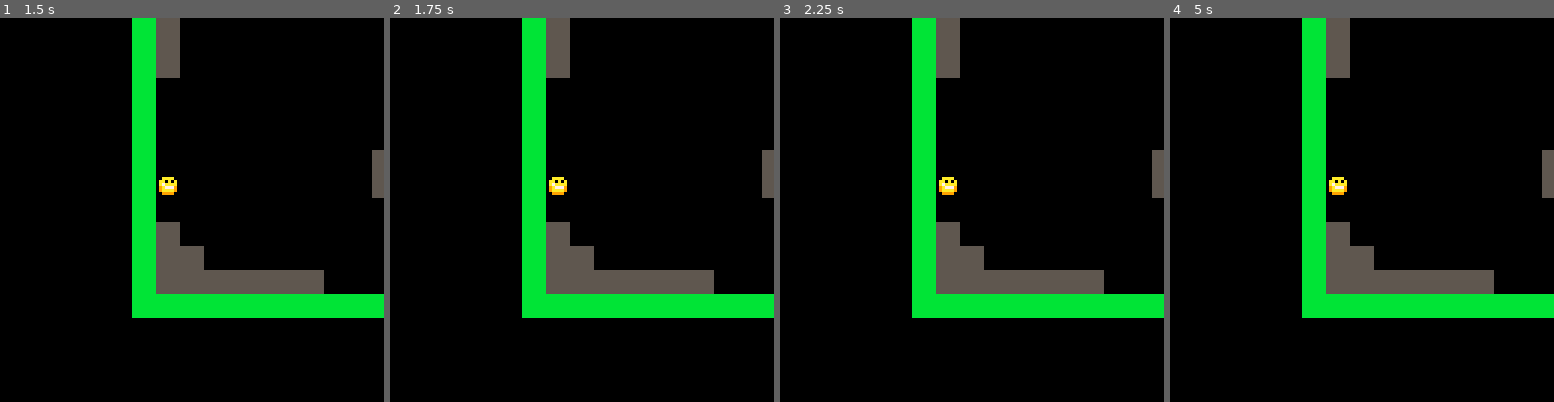
Above: before the commit, frames 1-4 (left to right).
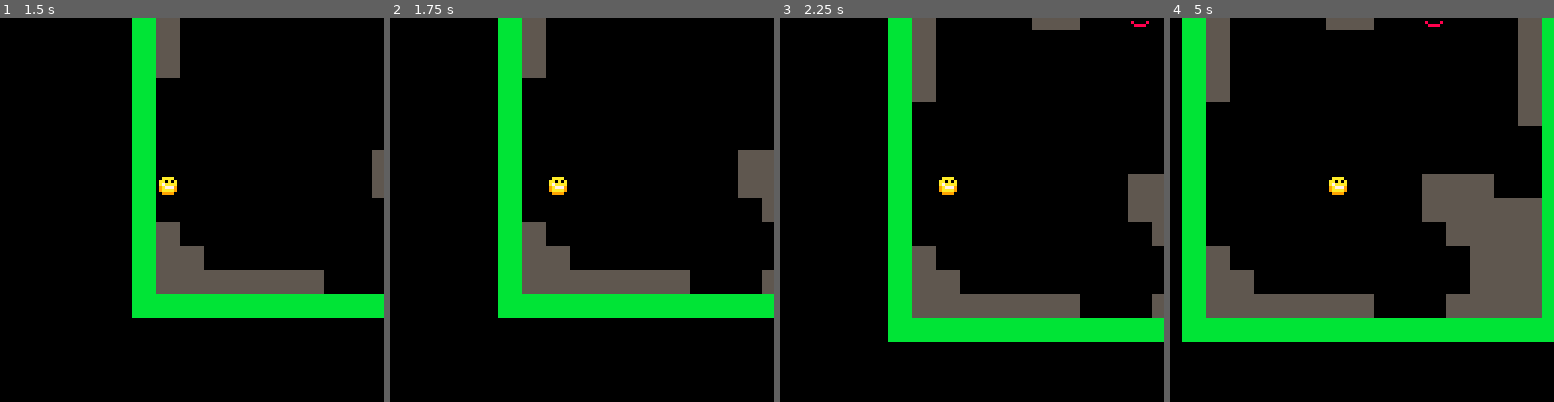
Above: after the commit, the same moments.

Repository: Bcribb/pico-rogue
Game: PICO-8 cartridge src/rogue.p8
Two runs of this game, one before a commit and one after it. Both use one fixed random seed, a clock stepped at 60 frames per second and the inputs below.
Inputs:
- Up to frame 1 (1.5 s): no input
- Up to frame 2 (1.75 s): hold Right from 1.6 s (still down)
- Up to frame 3 (2.25 s): release Right at 2.1 s; hold Up from 2.15 s (still down)
- Up to frame 4 (5 s): release Up at 2.42 s; hold Right 2.47-3.03 s; hold Left 3.08-3.58 s; hold Down 3.63-3.97 s; hold Right 4.02-4.68 s; hold Up from 4.73 s (still down)

Frame 1 is identical in both runs. In frame 2, 13% of the frame differs, in the area x 28-100%, y 0-79%; in frame 3, 24%; in frame 4, 39%, in the area x 3-100%, y 0-85%.

Commit message:
Fixed bfs performance issue

Diff:
--- a/src/rogue.p8
+++ b/src/rogue.p8
@@ -33,7 +33,7 @@
 plyr_tile_off_y = 8
 
 -- npc
-leash = 5
+leash = 32
 
 -- art
 plyr_spr = 4
@@ -307,8 +307,7 @@
 	local c = 0
 
 	while #open > 0 do
-		local cur = open[#open]
-		deli(open, #open)
+		local cur = deli(open, #open)
 		add(closed, cur)
 
 		local neighbours = cur:get_neighbours()
@@ -316,14 +315,12 @@
 			if	not is_pathable(n.x, n.y) then
 				-- contine
 			else
-				if not find(closed, n) then
+				if not find(closed, n) and not find(open, n) then
 					parents[n] = cur
 
 					if n == to then
 						return get_path(parents, n)
 					end
-
-					add(open, n, 1)
 				end
 			end
 		end
@@ -393,11 +390,11 @@
 
 function in_range(npc)
 	local plyr_dist = (
-		(plyr.x - npc.x)
-		+ (plyr.y - npc.y)
+		abs(plyr.x - npc.x)
+		+ abs(plyr.y - npc.y)
 	)
 
-	return plyr_dist < leash
+	return plyr_dist <= leash
 end
 
 function npcs_act()
